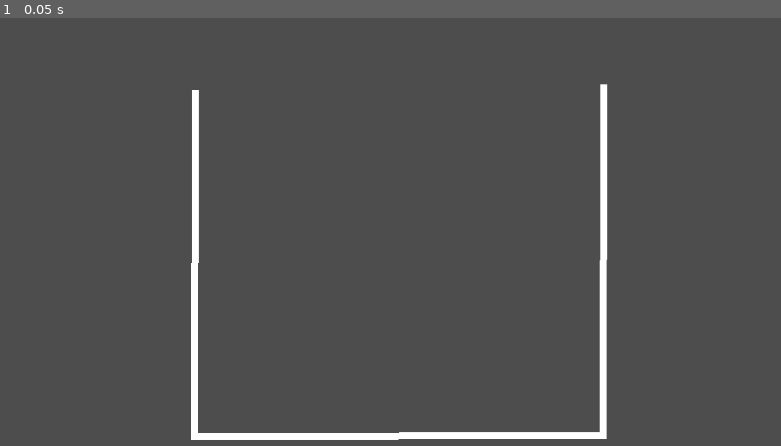
Above: before the commit, frame 1.
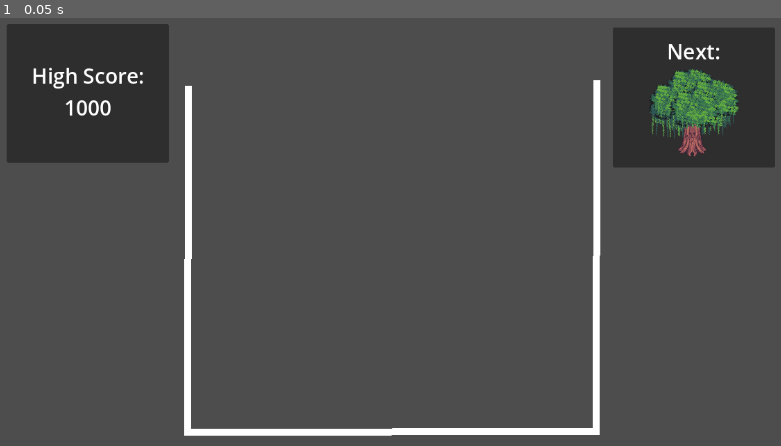
Above: after the commit, the same moment.

Repository: emilykrohn/TreeikaGame
Game: Godot game, scene res://Scenes/Game/main.tscn
Same seed, same stepped clock (60 frames per second), same inputs: the game is played once before the commit and once after it.
Inputs:
- Up to frame 1 (0.05 s): no input

The runs differ from the first frame. In frame 1, 17% of the frame differs, in the area x 0-100%, y 1-99%.

Commit message:
Create High Score and Next UI elements

Diff:
--- a/Scenes/Game/main.tscn
+++ b/Scenes/Game/main.tscn
@@ -1,11 +1,96 @@
-[gd_scene load_steps=2 format=3 uid="uid://bj5gg7ur6emvd"]
+[gd_scene load_steps=3 format=3 uid="uid://bj5gg7ur6emvd"]
 
 [ext_resource type="PackedScene" uid="uid://bqita6qe5geld" path="res://Scenes/Game/container.tscn" id="1_7wxyp"]
+[ext_resource type="Texture2D" uid="uid://ddodhjtk6cblk" path="res://Art/Tree11.png" id="2_q6g34"]
 
 [node name="main" type="Node"]
 
 [node name="game" type="Node2D" parent="."]
 
 [node name="container" parent="game" instance=ExtResource("1_7wxyp")]
+position = Vector2(23, 40)
+
+[node name="ui" type="Control" parent="game"]
+layout_mode = 3
+anchors_preset = 0
+offset_right = 1156.0
+offset_bottom = 651.0
+
+[node name="Panel" type="Panel" parent="game/ui"]
+layout_mode = 0
+offset_left = 24.0
+offset_top = 29.0
+offset_right = 258.0
+offset_bottom = 229.0
+
+[node name="VBoxContainer" type="VBoxContainer" parent="game/ui/Panel"]
+layout_mode = 1
+anchors_preset = 8
+anchor_left = 0.5
+anchor_top = 0.5
+anchor_right = 0.5
+anchor_bottom = 0.5
+offset_left = -81.5
+offset_top = -47.0
+offset_right = 81.5
+offset_bottom = 47.0
+grow_horizontal = 2
+grow_vertical = 2
+
+[node name="Label" type="Label" parent="game/ui/Panel/VBoxContainer"]
+layout_mode = 2
+theme_override_font_sizes/font_size = 30
+text = "High Score:"
+
+[node name="Label2" type="Label" parent="game/ui/Panel/VBoxContainer"]
+layout_mode = 2
+size_flags_horizontal = 4
+theme_override_font_sizes/font_size = 30
+text = "1000"
+
+[node name="Panel2" type="Panel" parent="game/ui"]
+layout_mode = 1
+anchors_preset = 1
+anchor_left = 1.0
+anchor_right = 1.0
+offset_left = -258.0
+offset_top = 34.0
+offset_right = -24.0
+offset_bottom = 236.0
+grow_horizontal = 0
+
+[node name="VBoxContainer" type="VBoxContainer" parent="game/ui/Panel2"]
+layout_mode = 1
+anchors_preset = 8
+anchor_left = 0.5
+anchor_top = 0.5
+anchor_right = 0.5
+anchor_bottom = 0.5
+offset_left = -39.0
+offset_top = -90.0
+offset_right = 39.0
+offset_bottom = 90.0
+grow_horizontal = 2
+grow_vertical = 2
+alignment = 1
+
+[node name="Label" type="Label" parent="game/ui/Panel2/VBoxContainer"]
+layout_mode = 2
+size_flags_horizontal = 4
+theme_override_font_sizes/font_size = 30
+text = "Next:"
+
+[node name="BoxContainer" type="BoxContainer" parent="game/ui/Panel2/VBoxContainer"]
+layout_mode = 2
+size_flags_horizontal = 4
+
+[node name="TextureRect" type="TextureRect" parent="game/ui/Panel2/VBoxContainer/BoxContainer"]
+custom_minimum_size = Vector2(130, 130)
+layout_mode = 2
+size_flags_horizontal = 4
+size_flags_vertical = 4
+texture = ExtResource("2_q6g34")
+expand_mode = 4
+stretch_mode = 5
 
 [node name="title_screen" type="Node2D" parent="."]
